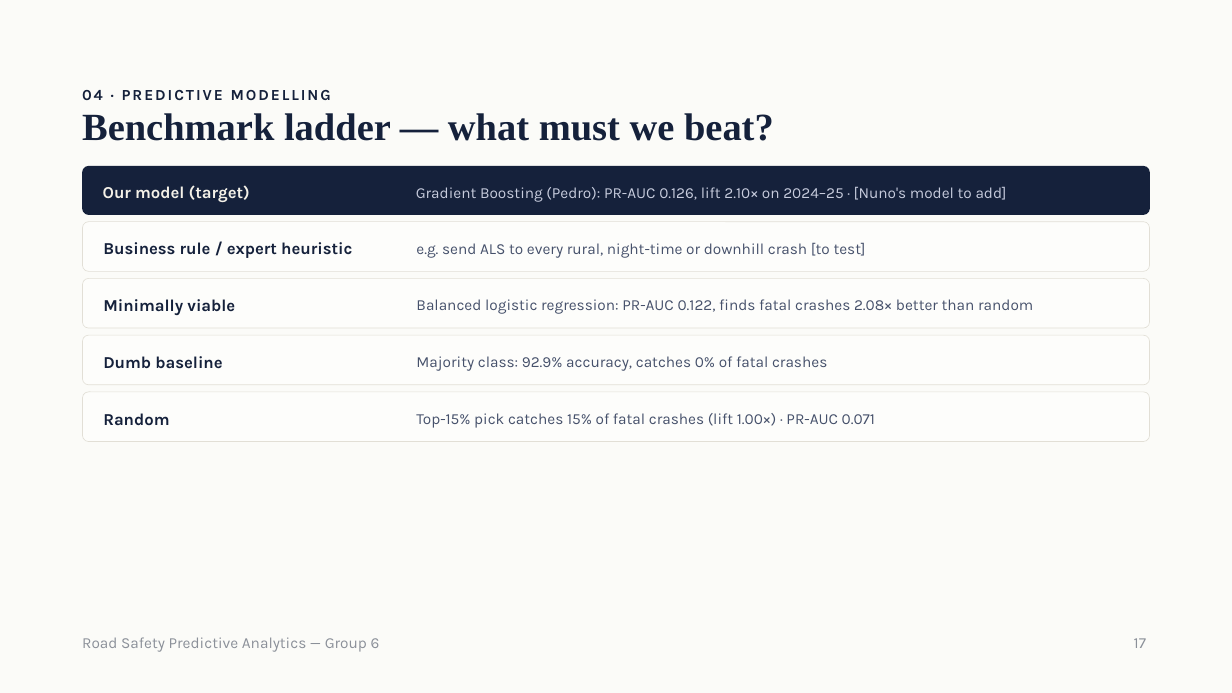
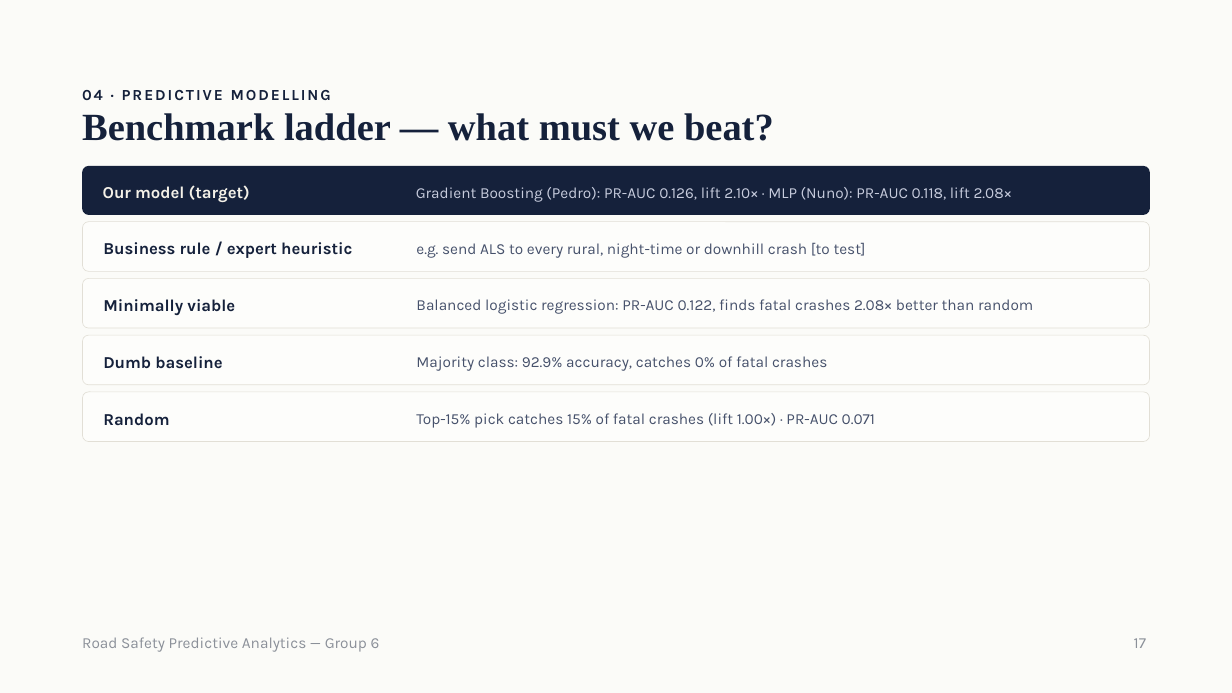
Before and after one commit to samuelbarrezueta/predictive-analytics-forecasting, a slide deck: slide 17 of reports/presentation/Road Safety Predictive Analytics — Group 6.pptx. Drawn at 1232x693 pixels with LibreOffice and Linux fonts; fonts in the diff are those of the drawing. Boxes give left, top, right and bottom in pixels: in the first picture for what was removed or moved away, otherwise in the second. Text is boxed around its words. In the diff, an @@ line names an element or a change of style, - is before the commit and + after.

```diff
--- a/reports/presentation/Road Safety Predictive Analytics — Group 6.pptx
+++ b/reports/presentation/Road Safety Predictive Analytics — Group 6.pptx
@@ text at bbox=[416, 187, 1012, 202]: text changed @@
-Gradient Boosting (Pedro): PR-AUC 0.126, lift 2.10× on 2024–25 · [Nuno's model to add]
+Gradient Boosting (Pedro): PR-AUC 0.126, lift 2.10× · MLP (Nuno): PR-AUC 0.118, lift 2.08×
```
Also in this commit, not shown: 6 other slides changed, 2 slides added, 9 other files.
